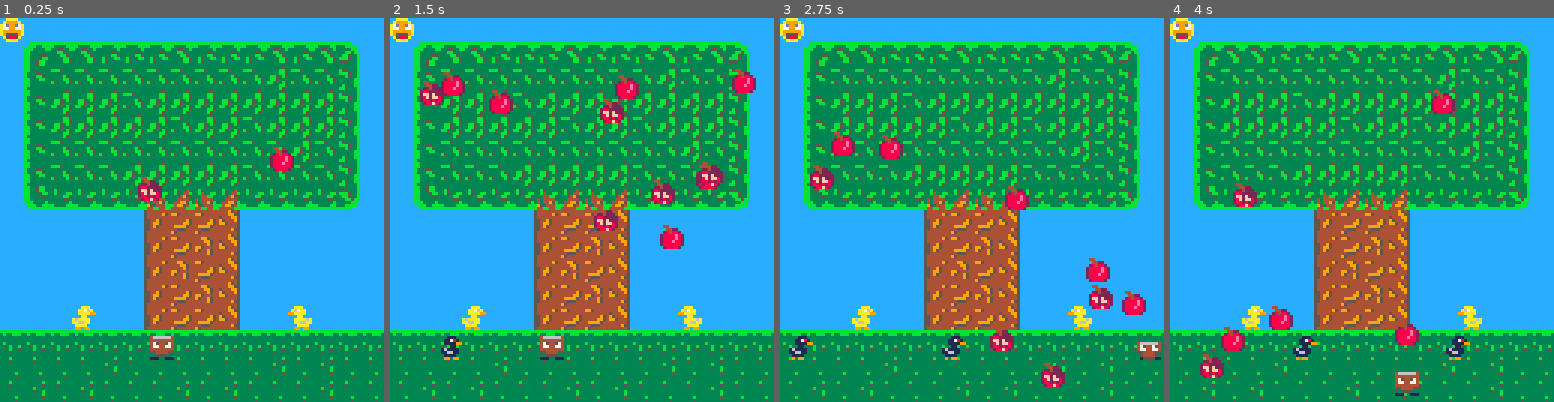
Above: before the commit, frames 1-4 (left to right).
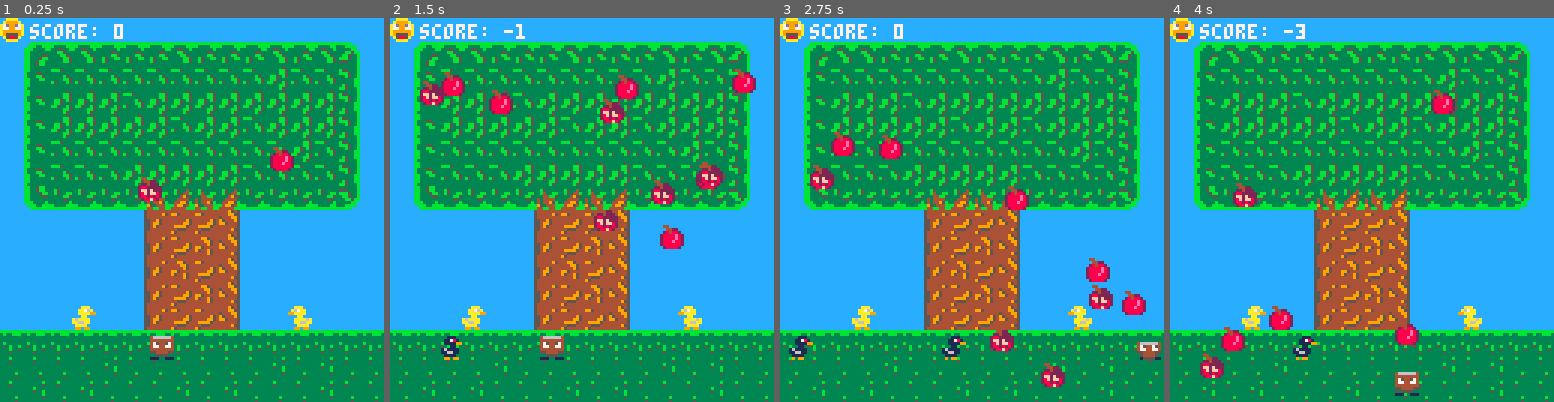
Above: after the commit, the same moments.

Repository: ejames0711/wicker
Game: PICO-8 cartridge wicker.p8
Same seed, same stepped clock (60 frames per second), same inputs: the game is played once before the commit and once after it.
Inputs:
- Up to frame 1 (0.25 s): no input
- Up to frame 2 (1.5 s): no input
- Up to frame 3 (2.75 s): hold Right 1.6-2.1 s; hold Up 2.15-2.42 s; hold Right from 2.47 s (still down)
- Up to frame 4 (4 s): release Right at 3.03 s; hold Left 3.08-3.58 s; hold Down 3.63-3.97 s

The runs differ from the first frame. In frame 1, 0.4% of the frame differs, in the area x 7-33%, y 1-6%; in frame 2, 0.4%; in frame 3, 0.4%; in frame 4, 0.6%, in the area x 7-79%, y 1-90%.

Commit message:
add duck collision and invincibility

Diff:
--- a/wicker.p8
+++ b/wicker.p8
@@ -10,6 +10,8 @@
 	player.flip = false
 	player.spr = 5
 	player.state = "idle"
+	invin = false
+	invin_time = 60
 
 	--animation
 	stimer = 0
@@ -166,12 +168,24 @@
 		spr(ob.spr,ob.x,ob.y)
 	end
 end
+
+function check_invin()
+	if invin == true then
+		if invin_time >= 0 then
+			invin_time -= 1
+		else
+			invin = false
+			invin_time = 60
+		end
+	end
+end
 -->8
 -- update
 
 function update_game()
 	update_timers()
 	anim_duck()
+	check_invin()
 
 	if stimer == flr(rnd(4))+2 then
 		spawn_apple()
@@ -247,6 +261,20 @@
 
 	for duck in all(ducks) do
 		duck.x += 1
+
+		if collision(duck,player) then
+			if invin == false then
+				invin = true
+				score -= 3
+				sfx(2)
+				del(ducks,duck)
+			end
+		end
+
+		if duck.x > 128 then
+			del(ducks,duck)
+		end
+
 	end
 
 
@@ -261,6 +289,7 @@
 	draw_spr_col(apple,apples)
 	draw_spr_col(bapple,bapples)
 	draw_spr_col(duck,ducks)
+	print('score: '..score, 10, 2, 7)
 end
 -->8
 -- enemies
@@ -276,14 +305,14 @@
 	end
 end
 __gfx__
-04400000bbbbbbbbbbbbb0000440000000aaaa004666666400000000000000005444444444449545444444444444444400000000000000000000000000000000
-00442200bb3333bb333bbbb0004422000a9999a04444444400000000466666645444449544449955499544444449954400000000000000000000000000000000
-02242220b335533b33333bb002848820a7d99d7a4754457446666664477447745444444445444995444444444444995400000000000000000000000000000000
-28822222333bb533333bb5bb28888e82a779977a4774477447544754475447545544954449544495444444954444495400000000000000000000000000000000
-2ff2f2223333bb5333bb533b28888e82a999999a4444444447744774444444445549954449954445444449954995444400000000000000000000000000000000
-28f2ff8233333bb53bbb533b2888e882a955559a5544445555444455554444555549544444444445449999544954495400000000000000000000000000000000
-2882828233333bb53555333b288888820a5885a00055550005444450005555005544444444444955444555444444495400000000000000000000000000000000
-0288f820333333333333333b0288882000aaaa001110011101555511111001105444444444444445495444444444444400000000000000000000000000000000
+04400000bbbbbbbbbbbbb0000440000000aaaa004666666400000000000000005444444444449545444444444444444467777776000000000000000000000000
+00442200bb3333bb333bbbb0004422000a9999a04444444400000000466666645444449544449955499544444449954466666666000000000000000000000000
+02242220b335533b33333bb002848820a7d99d7a4754457446666664477447745444444445444995444444444444995467566576000000000000000000000000
+28822222333bb533333bb5bb28888e82a779977a4774477447544754475447545544954449544495444444954444495467766776000000000000000000000000
+2ff2f2223333bb5333bb533b28888e82a999999a4444444447744774444444445549954449954445444449954995444466666666000000000000000000000000
+28f2ff8233333bb53bbb533b2888e882a955559a5544445555444455554444555549544444444445449999544954495455666655000000000000000000000000
+2882828233333bb53555333b288888820a5885a00055550005444450005555005544444444444955444555444444495400555500000000000000000000000000
+0288f820333333333333333b0288882000aaaa001110011101555511111001105444444444444445495444444444444411100111000000000000000000000000
 bb333333333333533333333b00bbbbbbbb335bb3bbbbbbbb000aaa0000aaa0000011100000011100000000000000000000000000000000000000000000000000
 bb33333333333bb53b55333b0bbb33bbbb335bb33b33bbb300067aa00a67aa000117810000117810000000000000000000000000000000000000000000000000
 b333553333333bb53bbb533bbbb3333bbb3335bb33333333099aaaa099aaaa000111199000111199000000000000000000000000000000000000000000000000
Not shown, changed: the sound effects (__sfx__) section of wicker.p8
